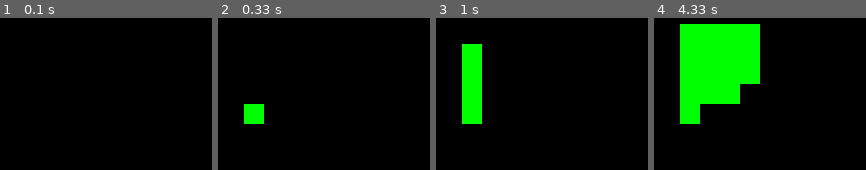
Above: before the commit, frames 1-4 (left to right).
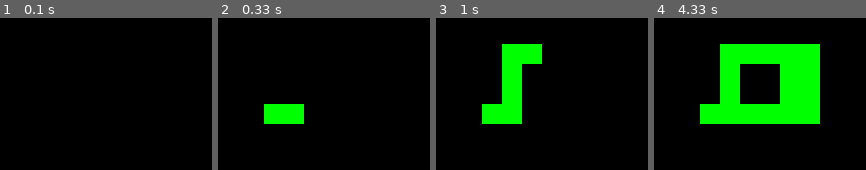
Above: after the commit, the same moments.

Repository: LinusZetterman/Pygame
Game: pygame game, started from Snake/Snake.py
Two runs of this game, one before a commit and one after it. Both use one fixed random seed, a clock stepped at 60 frames per second and the inputs below.
Inputs:
- Up to frame 1 (0.1 s): no input
- Up to frame 2 (0.33 s): no input
- Up to frame 3 (1 s): hold Up 0.33-0.8 s; hold Right from 0.83 s (still down)
- Up to frame 4 (4.33 s): release Right at 1.3 s; hold Down 1.33-1.72 s; hold Left 1.75-2.15 s; hold Up 2.18-2.58 s; hold Right 2.62-3.25 s; hold Down 3.28-3.68 s; hold Left 3.72-4.18 s; hold Up from 4.22 s (still down)

Frame 1 is identical in both runs. In frame 2, 3.7% of the frame differs, in the area x 12-41%, y 56-70%; in frame 3, 12%; in frame 4, 31%, in the area x 12-79%, y 3-70%.

Commit message:
movement

Diff:
--- a/Snake/Snake.py
+++ b/Snake/Snake.py
@@ -1,41 +1,45 @@
 import pygame
-
 pygame.init()
 
-direction = ""
+def start():
+    global direction, player, map, win, display
 
-player = {"x": 5, "y": 5, "vel": 1}
+    direction = "right"
+    player = {"x": 5, "y": 5, "vel": 1}
 
-win = pygame.display.set_mode((600, 400))
-display = pygame.Surface((30, 20))
+    map = {"width": 30, "height": 20}
+    win = pygame.display.set_mode((600, 400))
+    display = pygame.Surface((30, 20))
 
-
+start()
 run = True
 
 while run:
-    pygame.time.delay(200)
+    pygame.time.delay(150)
+    if player["x"] < 0 or player["x"] >= map["width"] or player["y"] < 0 or player["y"] >= map["height"]:
+        run = False
     for event in pygame.event.get():
         if event.type == pygame.QUIT:
             run = False
         elif event.type == pygame.KEYDOWN:
-            if not direction == "left" or "right":
+            if direction == "up" or direction == "down":
                 if event.key == pygame.K_LEFT:
                     direction = "left"
                 elif event.key == pygame.K_RIGHT:
                     direction = "right"
-            if not direction == "up" or "down":
+            if direction == "left" or direction == "right":
                 if event.key == pygame.K_UP:
                     direction = "up"
                 elif event.key == pygame.K_DOWN:
                     direction = "down"
 
     if direction == "left":
-            player["x"] -= 1
+        player["x"] -= 1
     if direction == "right":
         player["x"] += 1
-    elif direction == "up":
+    if direction == "up":
         player["y"] -= 1
-    elif direction == "down":
+    if direction == "down":
         player["y"] += 1
 
     display.set_at((player["x"], player["y"]), (0, 255, 0))
